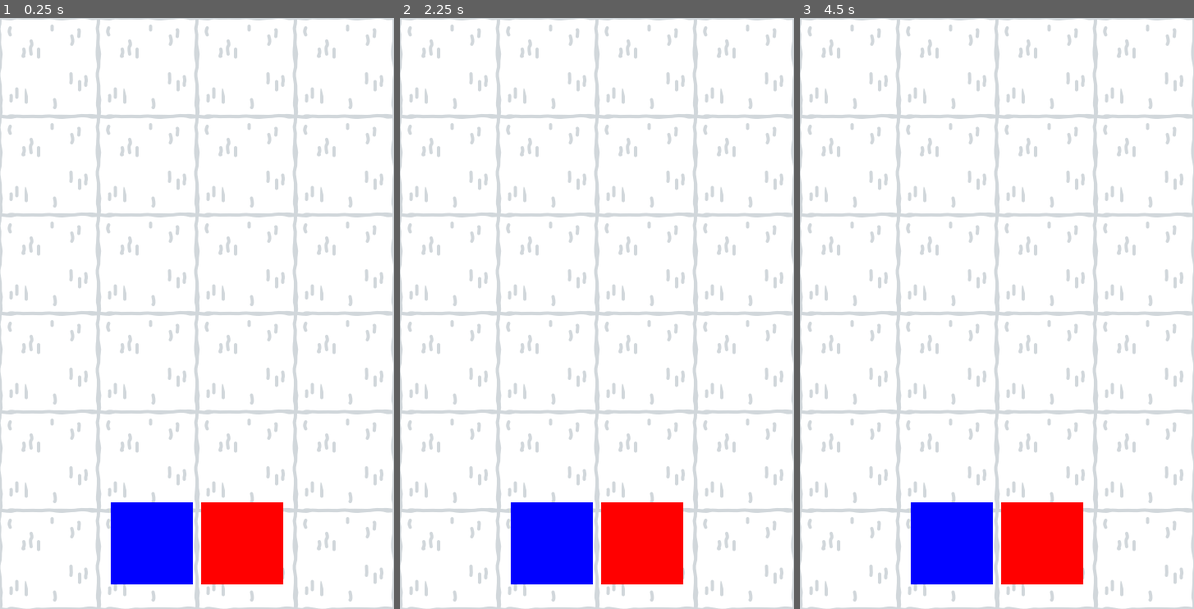
Above: before the commit, frames 1-3 (left to right).
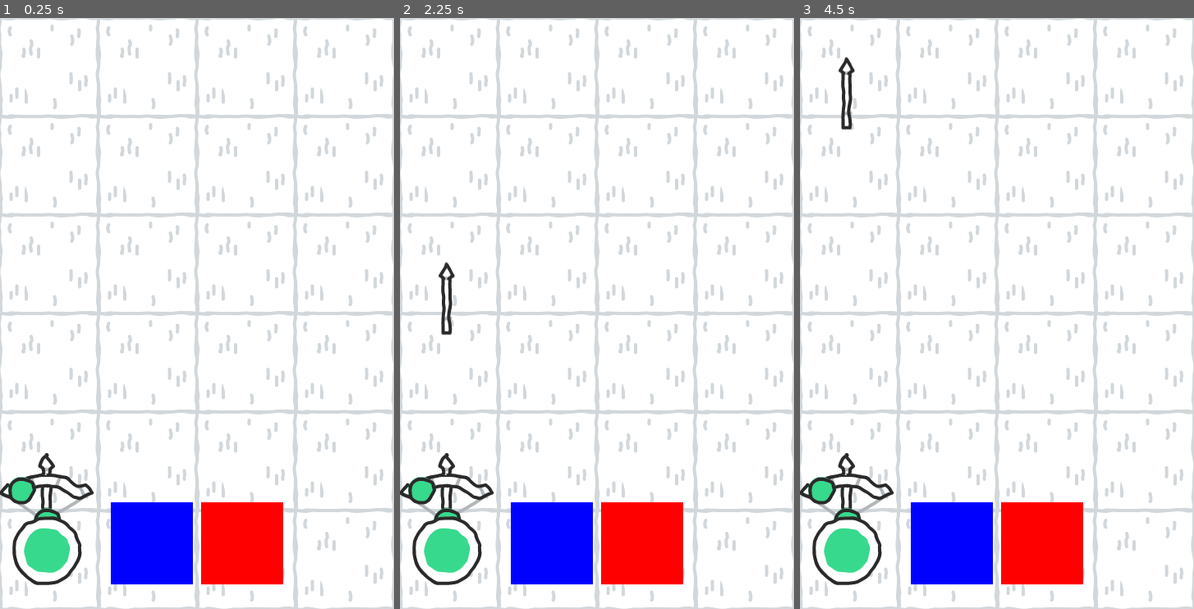
Above: after the commit, the same moments.

Repository: martinboue/ludum-dare-54
Game: Godot game, scene res://src/world.tscn
Same seed, same stepped clock (60 frames per second), same inputs: the game is played once before the commit and once after it.
Inputs (mouse positions are in pixels of both pictures, inside the frame that each line leads up to):
- Up to frame 1 (0.25 s): no input
- Up to frame 2 (2.25 s): tap Enter at 0.5, 2 s; move the mouse to (447, 65) at 0.52 s; click (447, 65) at 0.67 s; tap Space at 1.25 s; move the mouse to (447, 65) at 1.27 s; click (447, 65) at 1.42 s; move the mouse to (447, 165) at 2.02 s; click (447, 165) at 2.17 s
- Up to frame 3 (4.5 s): move the mouse to (847, 165) at 2.77 s; click (847, 165) at 2.92 s; tap Space at 3.5 s; move the mouse to (847, 266) at 3.52 s; click (847, 266) at 3.67 s; move the mouse to (847, 266) at 4.27 s; click (847, 266) at 4.42 s

The runs differ from the first frame. In frame 1, 1.9% of the frame differs, in the area x 0-24%, y 73-96%; in frame 2, 2.2%; in frame 3, 2.2%, in the area x 0-24%, y 6-96%.

Commit message:
Add archer + health

Diff:
--- /dev/null
+++ b/src/units/archer/archer.gd
@@ -0,0 +1,12 @@
+# Archer
+extends Unit
+
+var arrow_scene = preload("res://src/units/archer/arrow/arrow.tscn")
+
+func shoot():
+	var arrow = arrow_scene.instantiate()
+	get_parent().add_child(arrow)
+	arrow.global_position = $ArrowSpawner.global_position
+
+func _on_shot_cooldown_timeout() -> void:
+	shoot()
--- a/src/units/archer/archer.tscn
+++ b/src/units/archer/archer.tscn
@@ -1,3 +1,56 @@
-[gd_scene format=3 uid="uid://dcs2ldo4irlkm"]
+[gd_scene load_steps=8 format=3 uid="uid://dcs2ldo4irlkm"]
 
-[node name="Archer" type="Node2D"]
+[ext_resource type="Script" path="res://src/units/archer/archer.gd" id="1_l4j4e"]
+[ext_resource type="Texture2D" uid="uid://bq8c7x01mchwk" path="res://src/units/archer/body.png" id="2_72vn3"]
+[ext_resource type="Script" path="res://src/utils/hurtbox/hurtbox.gd" id="3_5u37f"]
+[ext_resource type="Texture2D" uid="uid://5ctua252tcvj" path="res://src/units/archer/bow_loaded.png" id="4_rsngs"]
+[ext_resource type="Texture2D" uid="uid://dknkohkwmbvka" path="res://src/units/archer/hand.png" id="5_57qok"]
+
+[sub_resource type="RectangleShape2D" id="RectangleShape2D_pq8fe"]
+size = Vector2(80, 80)
+
+[sub_resource type="RectangleShape2D" id="RectangleShape2D_ticjj"]
+size = Vector2(80, 300)
+
+[node name="Archer" type="Node2D" node_paths=PackedStringArray("hurtbox")]
+script = ExtResource("1_l4j4e")
+hurtbox = NodePath("HurtBox")
+
+[node name="HurtBox" type="Area2D" parent="."]
+collision_layer = 2
+collision_mask = 4
+script = ExtResource("3_5u37f")
+
+[node name="CollisionShape2D" type="CollisionShape2D" parent="HurtBox"]
+shape = SubResource("RectangleShape2D_pq8fe")
+
+[node name="BowSprite" type="Sprite2D" parent="."]
+position = Vector2(0, -75)
+texture = ExtResource("4_rsngs")
+
+[node name="LeftHandSprite" type="Sprite2D" parent="."]
+position = Vector2(-31, -74)
+texture = ExtResource("5_57qok")
+
+[node name="RightHandSprite" type="Sprite2D" parent="."]
+position = Vector2(0, -36)
+texture = ExtResource("5_57qok")
+
+[node name="BodySprite" type="Sprite2D" parent="."]
+texture = ExtResource("2_72vn3")
+
+[node name="ShotCooldown" type="Timer" parent="."]
+wait_time = 2.0
+autostart = true
+
+[node name="ArrowSpawner" type="Marker2D" parent="."]
+position = Vector2(0, -74)
+
+[node name="EnemyDetector" type="Area2D" parent="."]
+collision_layer = 0
+
+[node name="CollisionShape2D" type="CollisionShape2D" parent="EnemyDetector"]
+position = Vector2(0, -190)
+shape = SubResource("RectangleShape2D_ticjj")
+
+[connection signal="timeout" from="ShotCooldown" to="." method="_on_shot_cooldown_timeout"]
--- /dev/null
+++ b/src/units/archer/arrow/arrow.gd
@@ -0,0 +1,10 @@
+# Arrow
+extends Node2D
+
+@export var speed = 1000
+
+func _process(delta: float) -> void:
+	position.y -= speed * delta
+
+func _on_hit_box_area_entered(area: Area2D) -> void:
+	queue_free()
--- /dev/null
+++ b/src/units/archer/arrow/arrow.tscn
@@ -0,0 +1,24 @@
+[gd_scene load_steps=5 format=3 uid="uid://ck7qrkvqh20rt"]
+
+[ext_resource type="Texture2D" uid="uid://3law0pnjyfkv" path="res://src/units/archer/arrow/arrow.png" id="1_55wr4"]
+[ext_resource type="Script" path="res://src/units/archer/arrow/arrow.gd" id="1_76v7y"]
+[ext_resource type="Script" path="res://src/utils/hitbox/hitbox.gd" id="2_y5u3q"]
+
+[sub_resource type="RectangleShape2D" id="RectangleShape2D_fxl0p"]
+size = Vector2(26, 100)
+
+[node name="Arrow" type="Node2D"]
+script = ExtResource("1_76v7y")
+
+[node name="Sprite2D" type="Sprite2D" parent="."]
+texture = ExtResource("1_55wr4")
+
+[node name="HitBox" type="Area2D" parent="."]
+collision_layer = 8
+script = ExtResource("2_y5u3q")
+damage = 50
+
+[node name="CollisionShape2D" type="CollisionShape2D" parent="HitBox"]
+shape = SubResource("RectangleShape2D_fxl0p")
+
+[connection signal="area_entered" from="HitBox" to="." method="_on_hit_box_area_entered"]
--- a/src/units/enemies/enemy.tscn
+++ b/src/units/enemies/enemy.tscn
@@ -11,8 +11,9 @@
 [sub_resource type="RectangleShape2D" id="RectangleShape2D_fo2v4"]
 size = Vector2(80, 80)
 
-[node name="Enemy" type="Node2D"]
+[node name="Enemy" type="Node2D" node_paths=PackedStringArray("hurtbox")]
 script = ExtResource("1_44ko7")
+hurtbox = NodePath("HurtBox")
 direction = -1
 
 [node name="Sprite2D" type="Sprite2D" parent="."]
--- a/src/units/shielder/shielder.tscn
+++ b/src/units/shielder/shielder.tscn
@@ -7,8 +7,9 @@
 [sub_resource type="RectangleShape2D" id="RectangleShape2D_jit4w"]
 size = Vector2(120, 60)
 
-[node name="Shielder" type="Node2D"]
+[node name="Shielder" type="Node2D" node_paths=PackedStringArray("hurtbox")]
 script = ExtResource("1_ibo8v")
+hurtbox = NodePath("HurtBox")
 
 [node name="Sprite2D" type="Sprite2D" parent="."]
 position = Vector2(0, -33)
--- a/src/units/unit.gd
+++ b/src/units/unit.gd
@@ -6,10 +6,15 @@
 	DOWN = -1
 }
 
+@export var hurtbox: HurtBox
+
 @export var speed := 100
 @export var direction: Direction = Direction.UP
 
 var stop = false
+
+func _ready() -> void:
+	hurtbox.died.connect(_on_died)
 
 # Called every frame. 'delta' is the elapsed time since the previous frame.
 func _process(delta: float) -> void:
@@ -18,3 +23,6 @@
 
 func _on_hit_box_area_entered(area: Area2D) -> void:
 	stop = true
+
+func _on_died():
+	queue_free()
--- a/src/utils/hitbox/hitbox.gd
+++ b/src/utils/hitbox/hitbox.gd
@@ -2,5 +2,4 @@
 class_name HitBox
 extends Area2D
 
-@export var damage := 1
-@export var knockback := 1
+@export var damage := 10
--- a/src/utils/hurtbox/hurtbox.gd
+++ b/src/utils/hurtbox/hurtbox.gd
@@ -2,14 +2,23 @@
 class_name HurtBox
 extends Area2D
 
+@export var max_health := 100
+var current_health: int
+
 signal on_hurt(hitbox: HitBox)
+signal died()
 
 func _ready() -> void:
 	area_entered.connect(_on_area_entered)
+	current_health = max_health
 
 func _on_area_entered(area: Area2D) -> void:
 	if not area is HitBox:
 		return
 	var hitbox : HitBox = area
 
+	current_health -= hitbox.damage
+	if current_health <= 0:
+		died.emit()
+
 	on_hurt.emit(hitbox)
--- a/src/world.tscn
+++ b/src/world.tscn
@@ -1,14 +1,19 @@
-[gd_scene load_steps=4 format=3 uid="uid://5xxp6pditk76"]
+[gd_scene load_steps=5 format=3 uid="uid://5xxp6pditk76"]
 
 [ext_resource type="Script" path="res://src/world.gd" id="1_0r1rl"]
 [ext_resource type="PackedScene" uid="uid://5wxrk2uhicqd" path="res://src/hud.tscn" id="1_jnbij"]
 [ext_resource type="PackedScene" uid="uid://dv8et4lw8l01b" path="res://src/map/map.tscn" id="1_yghnl"]
+[ext_resource type="PackedScene" uid="uid://dcs2ldo4irlkm" path="res://src/units/archer/archer.tscn" id="3_hos37"]
 
 [node name="World" type="Node2D"]
 script = ExtResource("1_0r1rl")
 
 [node name="Map" parent="." instance=ExtResource("1_yghnl")]
 
+[node name="Archer" parent="Map" instance=ExtResource("3_hos37")]
+position = Vector2(57, 649)
+speed = 0
+
 [node name="HUD" parent="." instance=ExtResource("1_jnbij")]
 
 [connection signal="cell_clicked" from="Map" to="." method="_on_map_cell_clicked"]
Binary file added: src/units/archer/arrow/arrow.png
Not shown, added: src/units/archer/arrow/arrow.png.import
Binary file added: src/units/archer/body.png
Not shown, added: src/units/archer/body.png.import
Binary file added: src/units/archer/bow_loaded.png
Not shown, added: src/units/archer/bow_loaded.png.import
Binary file added: src/units/archer/hand.png
Not shown, added: src/units/archer/hand.png.import
